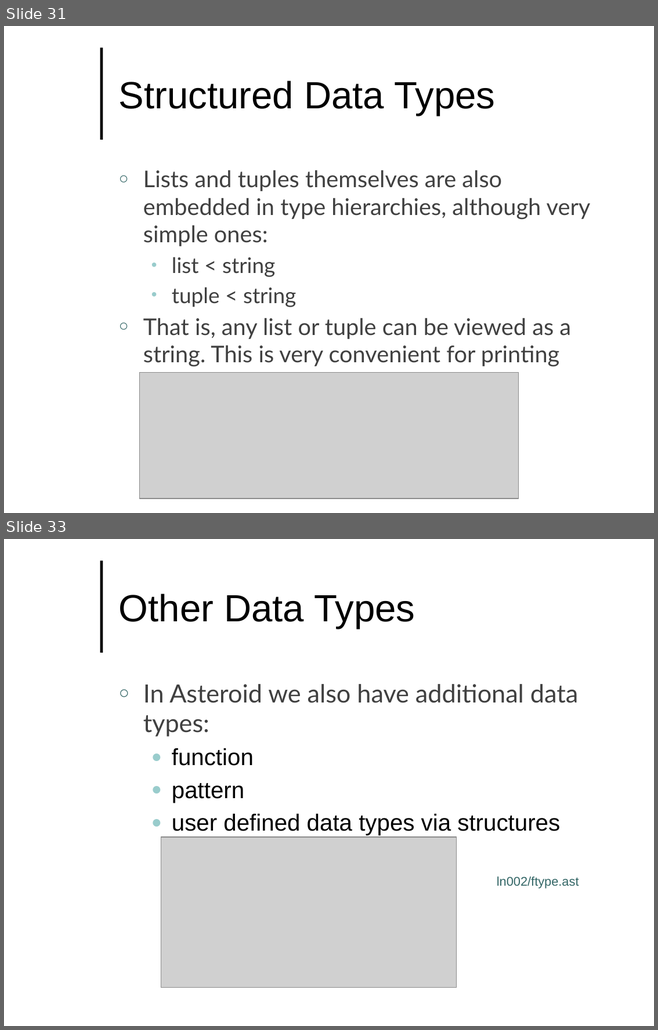
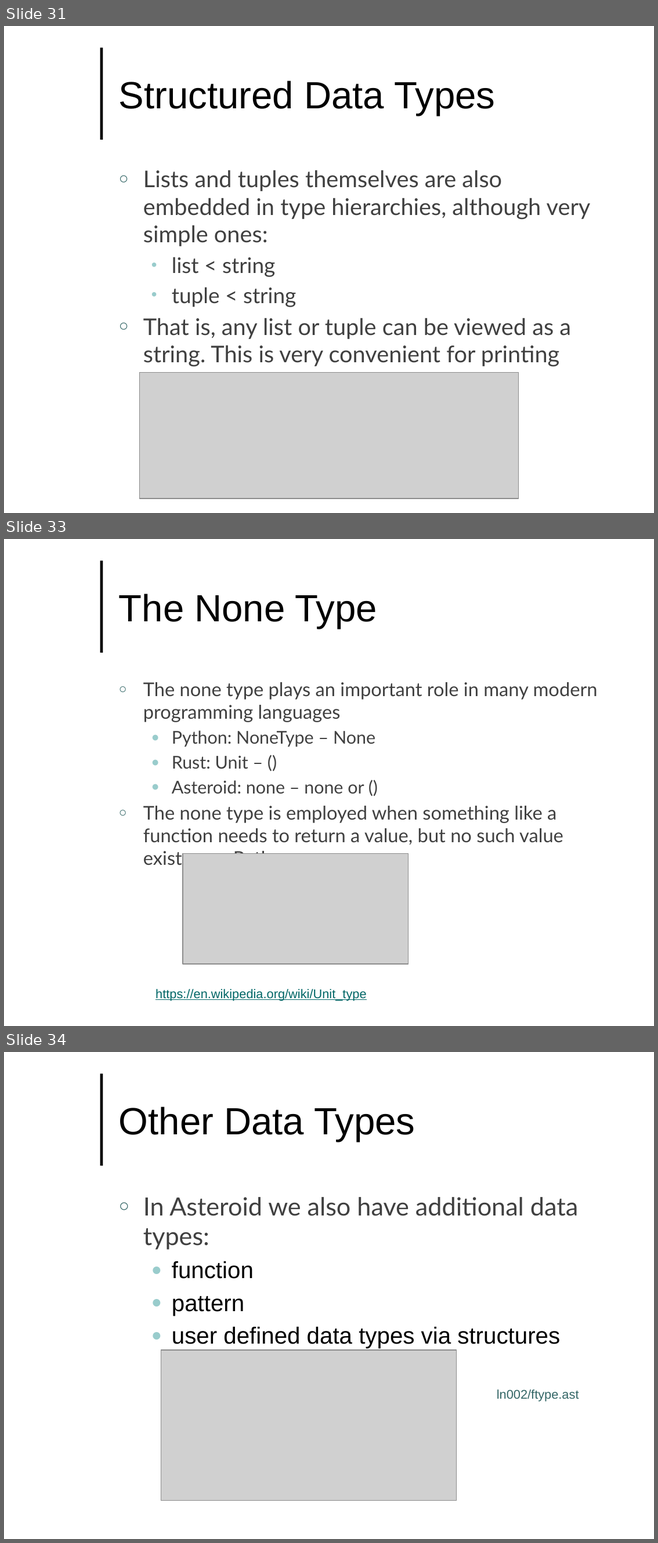
Before and after one commit to lutzhamel/CSC493, a slide deck: notes/csc493-ln002.pptx. Shown one above the other, each under a label of ours: slides 31 and 33 before the commit, slides 31, 33 and 34 after it; the slides between them are not shown. The pictures are 658x1030 and 658x1543 pixels, drawn with LibreOffice and Linux fonts; fonts in the diff are those of the drawing; grey boxes stand for pictures; background and template pictures are left out. Boxes give left, top, right and bottom in pixels: in the first picture for what was removed or moved away, otherwise in the second. Text is boxed around its words. In the diff, an @@ line names an element or a change of style, - is before the commit and + after.

```diff
--- a/notes/csc493-ln002.pptx
+++ b/notes/csc493-ln002.pptx
@@ slide 33 added at bbox=[4, 539, 654, 1026], background #FFFFFF; not listed: 1 template element that a slide beside it also shows @@
@@ title added at bbox=[119, 594, 378, 629], 42 pt, text #000000 @@
+The None Type
@@ text added at bbox=[143, 682, 597, 845], 21 pt, text #404040 @@
+○ The none type plays an important role in many modern programming languages
+  ● Python: NoneType – None
+  ● Rust: Unit – ()
+  ● Asteroid: none – none or ()
+○ The none type is employed when something like a function needs to return a value, but no such value exists, e.g. Python
@@ picture added at bbox=[183, 853, 408, 964] @@
@@ text added at bbox=[155, 989, 366, 1001], 14 pt, text #006666, underline @@
+https://en.wikipedia.org/wiki/Unit_type
@@ what was slide 33 is now slide 34 @@
```
Also in this commit, not shown: 1 slide changed, 1 other file.
